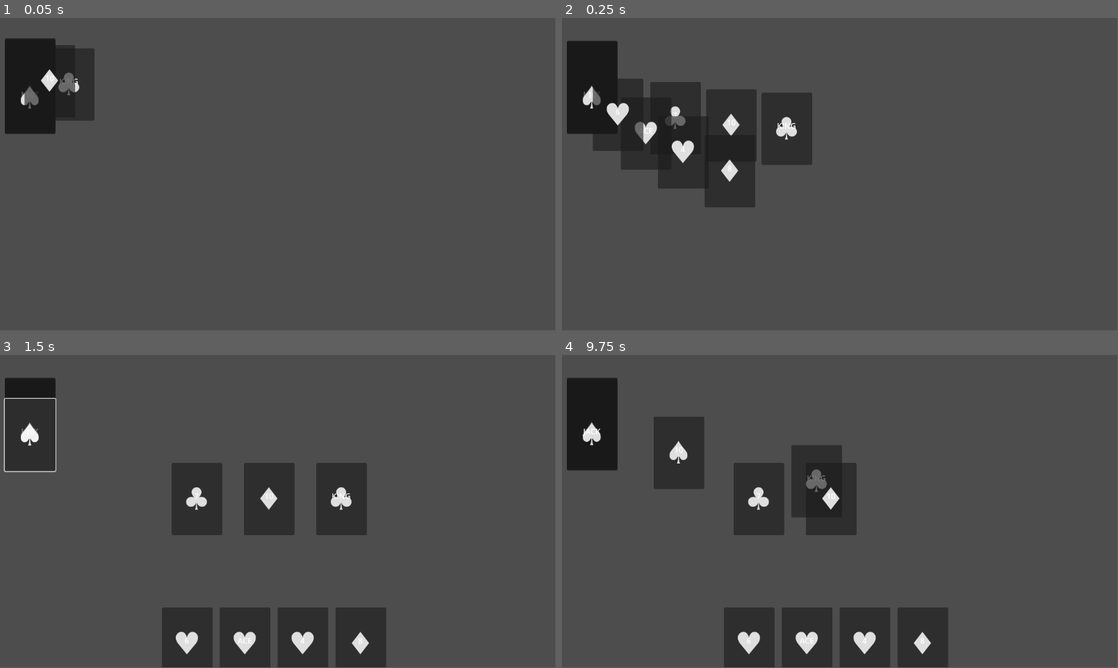
Above: before the commit, frames 1-4 (two rows, left to right).
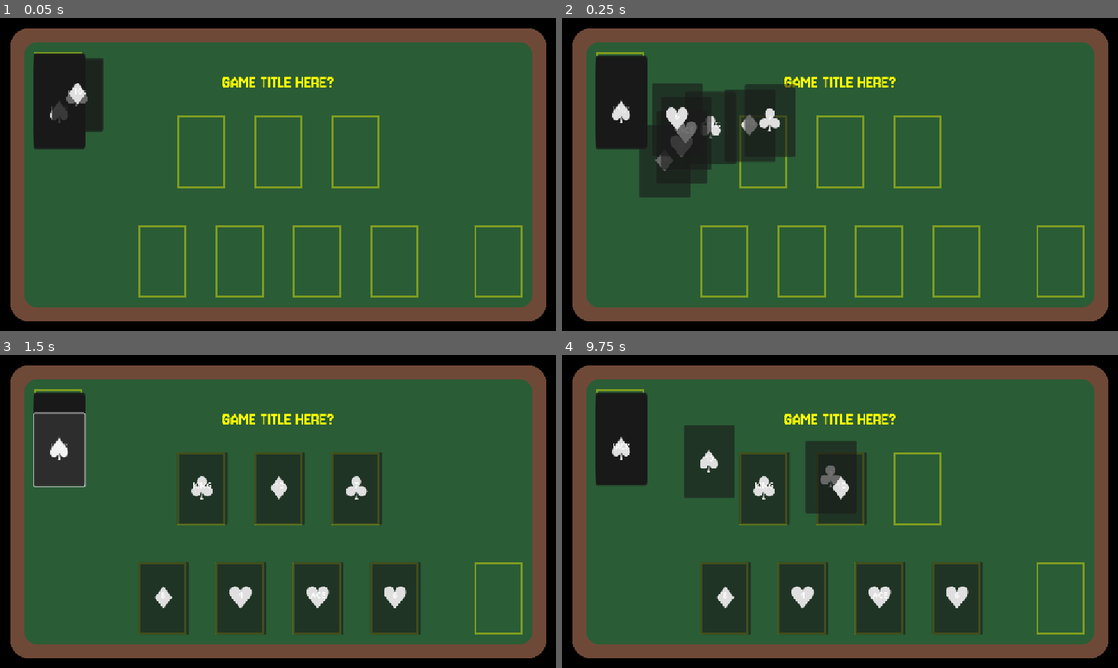
Above: after the commit, the same moments.

Repository: rajariandhana/GMTK-2025
Game: Godot game, scene res://game.tscn
The game is run twice, just before and just after one commit, with the same random seed, the same clock (stepped at 60 frames per second) and the same inputs.
Inputs:
- Up to frame 1 (0.05 s): no input
- Up to frame 2 (0.25 s): no input
- Up to frame 3 (1.5 s): click "♠️" at 0.5 s; click "♠️" at 1.25 s
- Up to frame 4 (9.75 s): click "♠️" at 2 s; click "♠️" at 2.75 s; click "♠️" at 3.5 s; click "♠️" at 4.25 s; click "♠️" at 5 s; click "♠️" at 5.75 s; click "♠️" at 6.5 s; click "♠️" at 7.25 s; click "♠️" at 8 s; click "♠️" at 8.75 s; click "♣️" at 9.5 s
The window is 799x449 before the commit and 800x450 after it. Grey fills any space a smaller window leaves; there, only what the larger window draws over its background counts as a difference.

The runs differ from the first frame. In frame 1, 98% of the frame differs, in the area x 0-100%, y 0-100%; in frame 2, 92%; in frame 3, 94%; in frame 4, 93%.

Commit message:
card positions, BG, audio trial

Diff:
--- a/card.gd
+++ b/card.gd
@@ -10,6 +10,7 @@
 @export var suit : int = Suit.HEARTS
 
 @onready var label: Label = $Label
+@onready var sfx_click: AudioStreamPlayer = $"SFX_Click"
 
 func _ready() -> void:
 	pass
@@ -40,6 +41,7 @@
 
 func _on_button_up() -> void:
 	selected.emit(self)
+	sfx_click.play()
 
 func get_value() -> String:
 	match value:
--- a/card.tscn
+++ b/card.tscn
@@ -1,6 +1,7 @@
-[gd_scene load_steps=2 format=3 uid="uid://c3mpu4ff7bw61"]
+[gd_scene load_steps=3 format=3 uid="uid://c3mpu4ff7bw61"]
 
 [ext_resource type="Script" uid="uid://kkji060fqkls" path="res://card.gd" id="1_kikvd"]
+[ext_resource type="AudioStream" uid="uid://dg5rguxd4vlmf" path="res://sfx/click-1.mp3" id="2_rjlel"]
 
 [node name="Card" type="Button"]
 anchors_preset = -1
@@ -23,4 +24,7 @@
 horizontal_alignment = 1
 vertical_alignment = 1
 
+[node name="SFX_Click" type="AudioStreamPlayer" parent="."]
+stream = ExtResource("2_rjlel")
+
 [connection signal="button_up" from="." to="." method="_on_button_up"]
--- a/game.gd
+++ b/game.gd
@@ -6,11 +6,22 @@
 @onready var hand := $Hand
 @onready var card_path := preload("res://card.tscn")
 
+@onready var b_pos: Node2D = $BoardPositions
+@onready var h_pos: Node2D = $HandPositions
+
+@onready var sfx_discard: AudioStreamPlayer2D = $SFX_Discard
+
 var selected_card : Card
 var state : int = State.IDLE
 var suits = ["♥️", "♣️", "♦️", "♠️"]
 
+var card_vector2 = Vector2(-50, -75)
+
 var hand_limit : int = 4
+
+var board_positions=[]
+var hand_positions=[]
+
 
 func _ready() -> void:
 
@@ -18,10 +29,18 @@
 	shuffle_card()
 	var i=0
 	for card in deck.get_children():
-		card.position.y += 40 + i
-		card.position.x += 10
+		card.position.y += 70 + i
+		card.position.x += 70
 		i+=1
 		#print(card.get_info())
+
+	board_positions=[]
+	for pos in b_pos.get_children():
+		board_positions.append(pos.global_position + card_vector2)
+
+	hand_positions=[]
+	for pos in h_pos.get_children():
+		hand_positions.append(pos.global_position + card_vector2)
 	await updraw()
 	#for i in deck.get_children():
 		#trash_card(i)
@@ -67,31 +86,15 @@
 	var t : Tween = card.create_tween()
 	card.get_parent().remove_child(card)
 	trash.add_child(card)
-	var target_position := Vector2(1000, 450 - trash.get_child_count())
+	var target_position := Vector2(982, 428 - trash.get_child_count())
 	t.tween_property(card, "position", target_position, card.position.distance_to(target_position) * 0.001)
+	sfx_discard.play()
 
 
 func updraw():
 	state = State.TWEENING
 	var hand_len := hand.get_child_count()
 	var board_len := board.get_child_count()
-
-	var board_positions := [
-		get_viewport_rect().size / 2 + Vector2(+80, -100),
-		get_viewport_rect().size / 2 + Vector2(-70, -100),
-		get_viewport_rect().size / 2 + Vector2(-220, -100),
-	]
-
-	var hand_positions := [
-		get_viewport_rect().size / 2 + Vector2(+120, +200),
-		get_viewport_rect().size / 2 + Vector2(0, +200),
-		get_viewport_rect().size / 2 + Vector2(-120, +200),
-		get_viewport_rect().size / 2 + Vector2(-240, +200),
-		get_viewport_rect().size / 2 + Vector2(-360, +200),
-		get_viewport_rect().size / 2 + Vector2(-480, +200),
-		get_viewport_rect().size / 2 + Vector2(-600, +200),
-		get_viewport_rect().size / 2 + Vector2(-720, +200),
-	]
 
 	var tweens_to_check = []
 
--- a/game.tscn
+++ b/game.tscn
@@ -1,6 +1,8 @@
-[gd_scene load_steps=2 format=3 uid="uid://c3wmjn72rvyyc"]
+[gd_scene load_steps=4 format=3 uid="uid://c3wmjn72rvyyc"]
 
 [ext_resource type="Script" uid="uid://bgb67r0nnh5aj" path="res://game.gd" id="1_e2o6t"]
+[ext_resource type="Texture2D" uid="uid://050sarcoenc7" path="res://GMTK-Board.png" id="2_e2o6t"]
+[ext_resource type="AudioStream" uid="uid://c2sq6g123hrbe" path="res://sfx/success-1.mp3" id="3_feb5d"]
 
 [node name="Game" type="Control"]
 layout_mode = 3
@@ -18,3 +20,41 @@
 [node name="Board" type="Node" parent="."]
 
 [node name="Hand" type="Node" parent="."]
+
+[node name="BG" type="Sprite2D" parent="."]
+position = Vector2(576, 324)
+texture = ExtResource("2_e2o6t")
+
+[node name="Deck-1" type="Node2D" parent="."]
+position = Vector2(120, 145)
+
+[node name="Trash-1" type="Node2D" parent="."]
+position = Vector2(1032, 503)
+
+[node name="BoardPositions" type="Node2D" parent="."]
+
+[node name="Board-1" type="Node2D" parent="BoardPositions"]
+position = Vector2(416, 276)
+
+[node name="Board-2" type="Node2D" parent="BoardPositions"]
+position = Vector2(576, 276)
+
+[node name="Board-3" type="Node2D" parent="BoardPositions"]
+position = Vector2(736, 276)
+
+[node name="HandPositions" type="Node2D" parent="."]
+
+[node name="Hand-1" type="Node2D" parent="HandPositions"]
+position = Vector2(336, 503)
+
+[node name="Hand-2" type="Node2D" parent="HandPositions"]
+position = Vector2(496, 503)
+
+[node name="Hand-3" type="Node2D" parent="HandPositions"]
+position = Vector2(656, 503)
+
+[node name="Hand-4" type="Node2D" parent="HandPositions"]
+position = Vector2(816, 503)
+
+[node name="SFX_Discard" type="AudioStreamPlayer2D" parent="."]
+stream = ExtResource("3_feb5d")
--- a/project.godot
+++ b/project.godot
@@ -15,6 +15,10 @@
 config/features=PackedStringArray("4.4", "Mobile")
 config/icon="res://icon.svg"
 
+[display]
+
+window/stretch/mode="canvas_items"
+
 [rendering]
 
 textures/canvas_textures/default_texture_filter=0
Binary file added: GMTK-Board.png
Not shown, added: GMTK-Board.png.import
Not shown, added: sfx/click-1.mp3.import
Not shown, added: sfx/click-2.mp3.import
Not shown, added: sfx/success-1.mp3.import
Not shown, added: .DS_Store
Not shown, changed: README.md
Not shown, added: sfx/click-1.mp3
Not shown, added: sfx/click-2.mp3
Not shown, added: sfx/success-1.mp3
